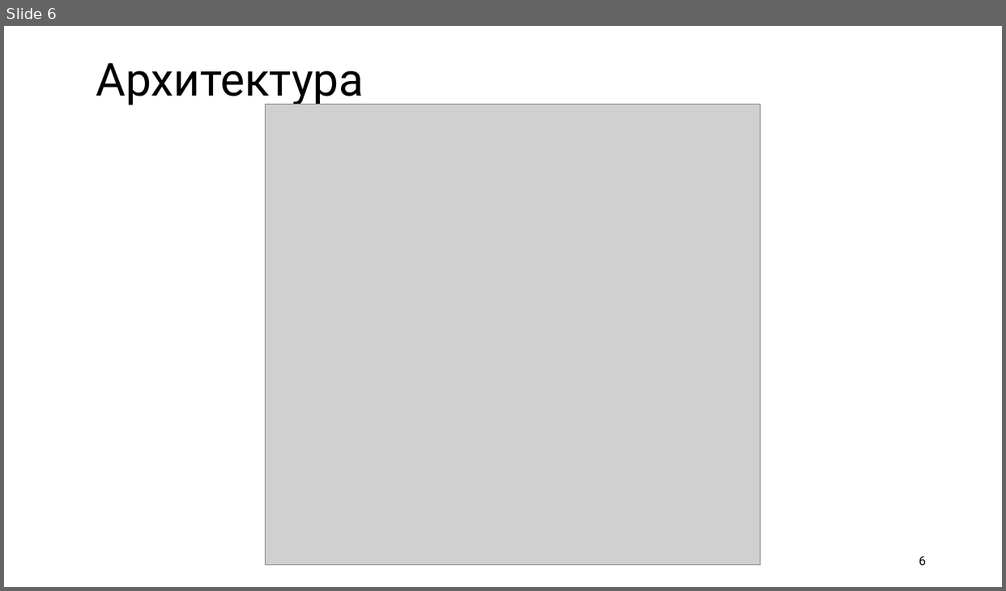
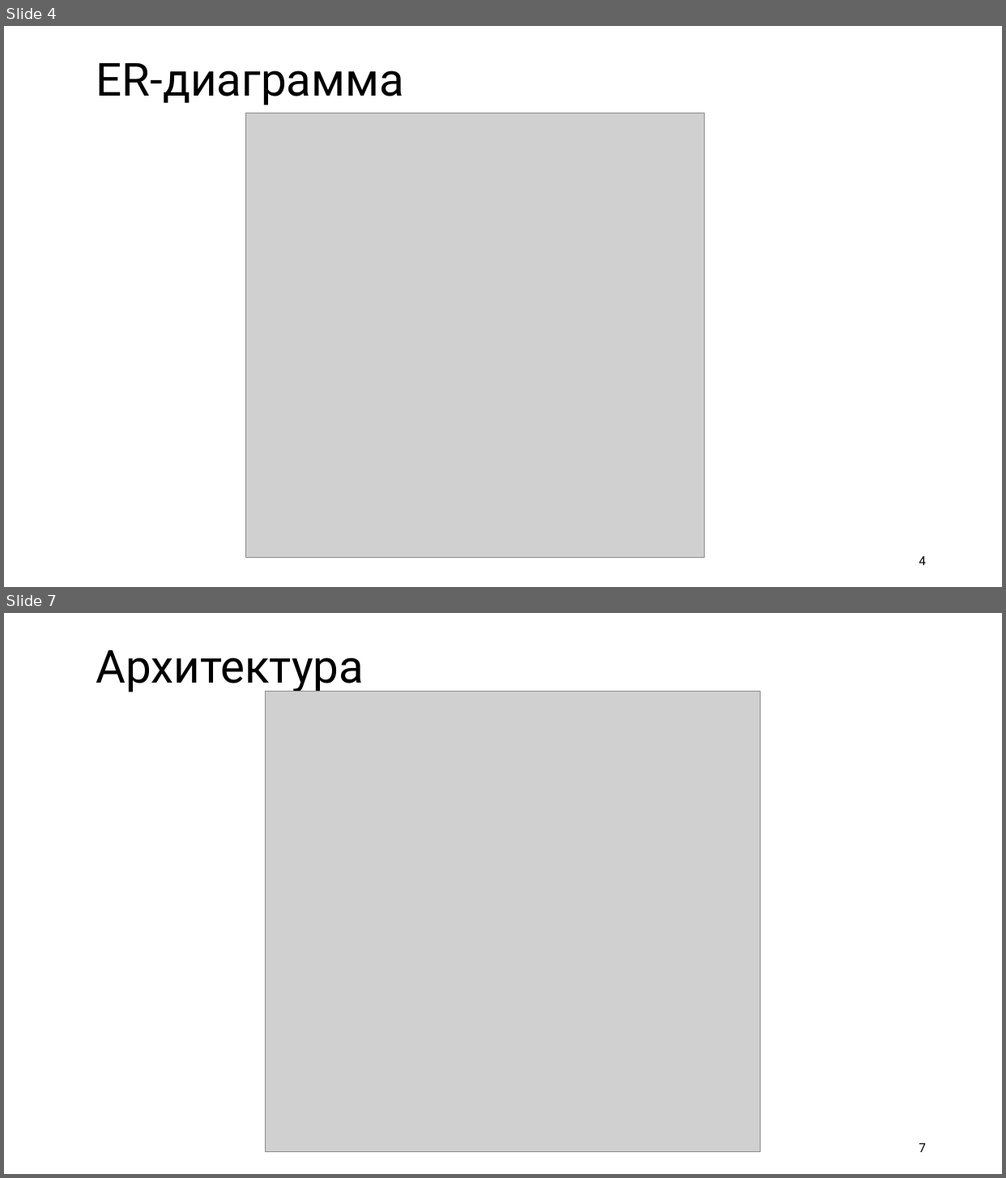
Before and after one commit to kattrin0/petDiarry_, a slide deck: documentation/презентация_PetDiary.pptx. Shown one above the other, each under a label of ours: slide 6 before the commit, slides 4 and 7 after it; the slides between them are not shown. The pictures are 1006x591 and 1006x1178 pixels, drawn with LibreOffice and Linux fonts; fonts in the diff are those of the drawing; grey boxes stand for pictures. Boxes give left, top, right and bottom in pixels: in the first picture for what was removed or moved away, otherwise in the second. Text is boxed around its words. In the diff, an @@ line names an element or a change of style, - is before the commit and + after.

```diff
--- a/documentation/презентация_PetDiary.pptx
+++ b/documentation/презентация_PetDiary.pptx
@@ slide 4 added at [4, 26, 1002, 587], background #FFFFFF @@
@@ text added at [96, 63, 404, 105], 44 pt, text #000000 @@
+ER-диаграмма
@@ picture added at [246, 113, 704, 557] @@
@@ page number added at [918, 557, 926, 565], 12 pt, text #000000 @@
+4
@@ what was slide 6 is now slide 7 @@
@@ page number at [918, 1144, 926, 1152]: text changed @@
-6
+7
```
Also in this commit, not shown: 6 slides changed, 1 other slide added, 2 slides removed.
